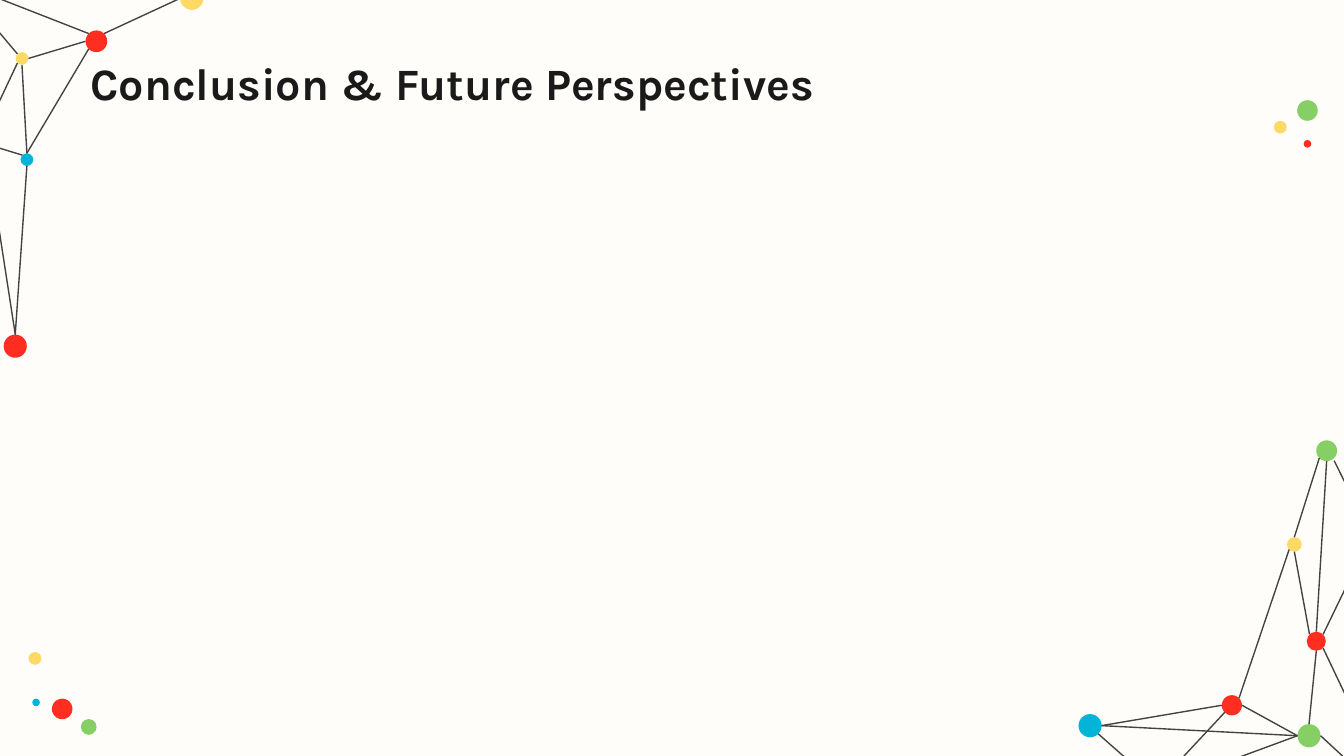
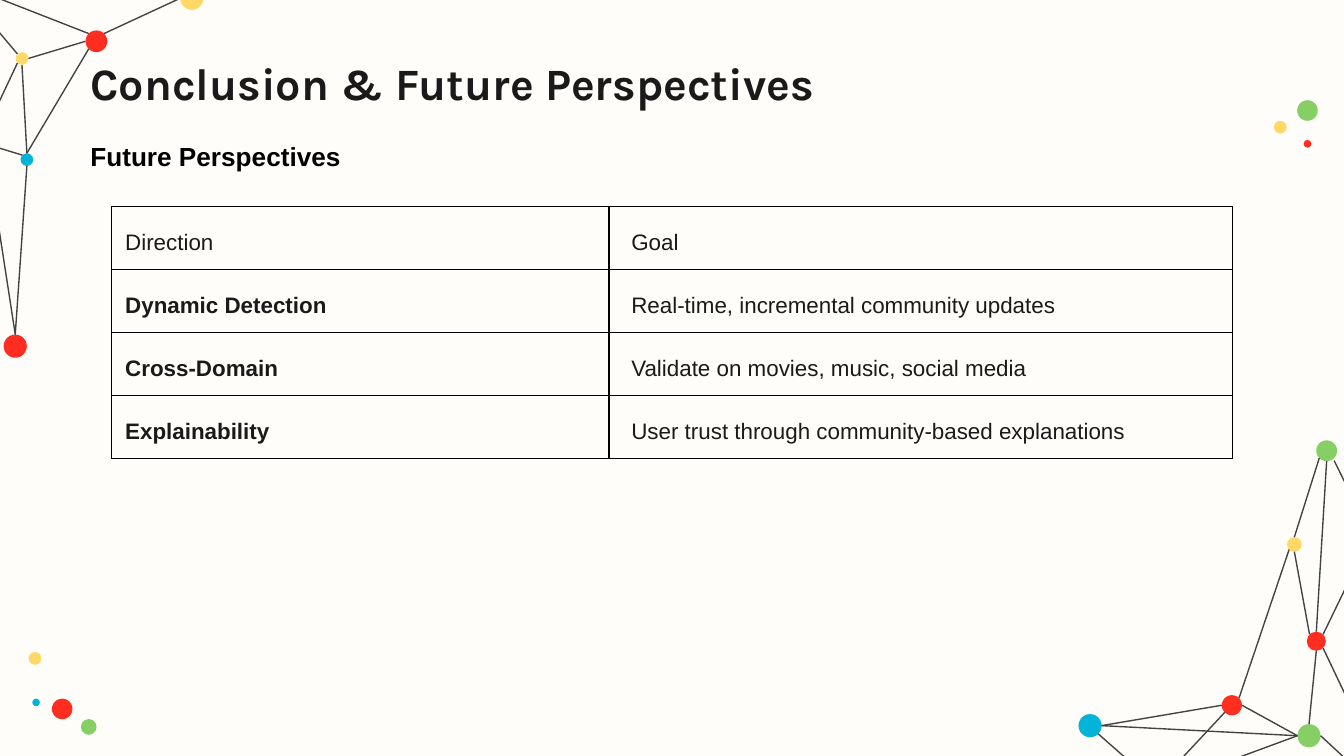
Before and after one commit to hamzamdn077/Master-Project, a slide deck: slide 28 of presentation.pptx. Drawn at 1344x756 pixels with LibreOffice and Linux fonts; fonts in the diff are those of the drawing. Boxes give left, top, right and bottom in pixels: in the first picture for what was removed or moved away, otherwise in the second. Text is boxed around its words. In the diff, an @@ line names an element or a change of style, - is before the commit and + after.

```diff
--- a/presentation.pptx
+++ b/presentation.pptx
@@ text added at [90, 147, 340, 172], 14 pt, text #000000, bold @@
+Future Perspectives
@@ table added at [112, 207, 1232, 448], 4 rows, 2 columns @@
+Direction | Goal
+Dynamic Detection | Real-time, incremental community updates
+Cross-Domain | Validate on movies, music, social media
+Explainability | User trust through community-based explanations
```
Also in this commit, not shown: 38 other files.
